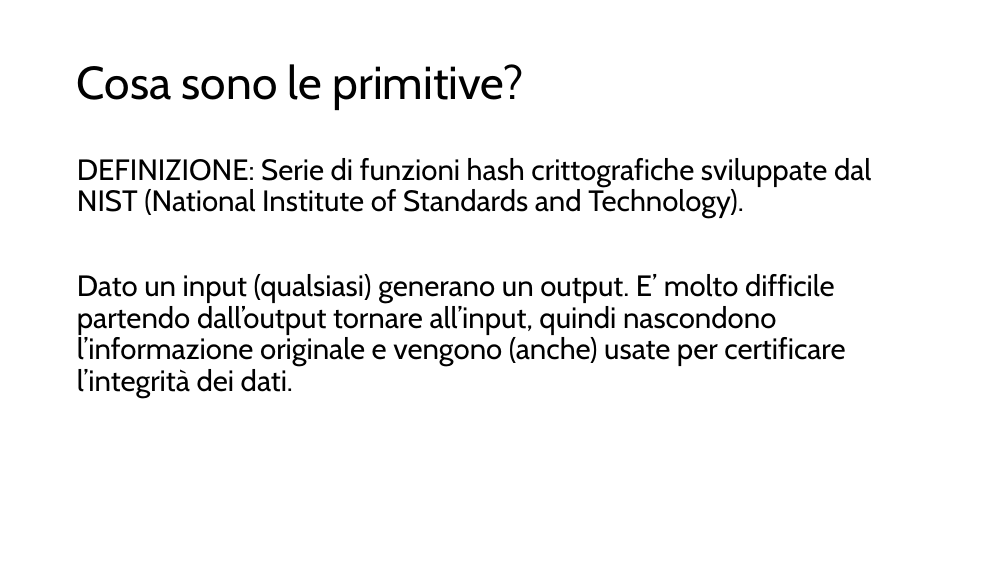
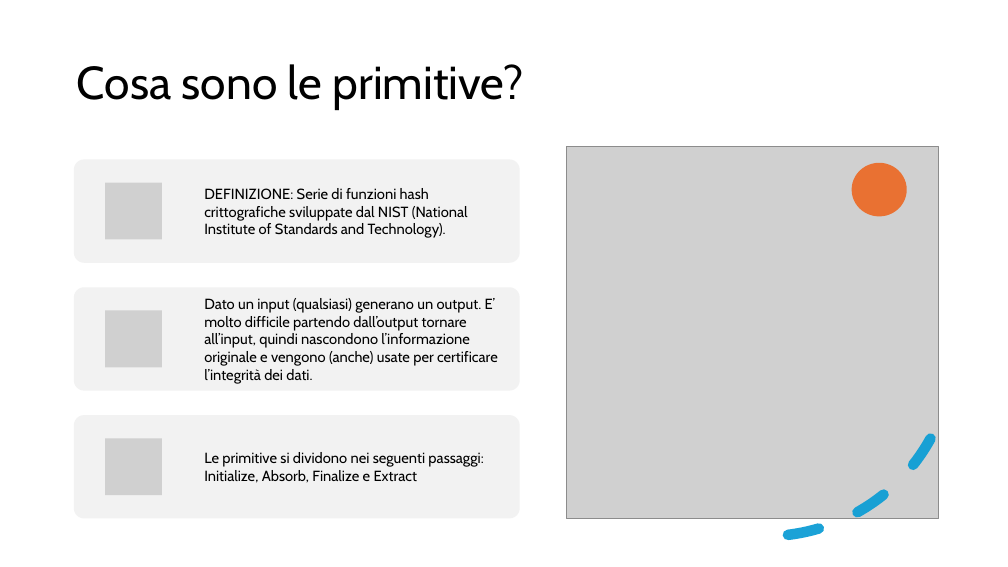
Before and after one commit to Ago19pc/keccak, a slide deck: slide 3 of PRESENTAZIONE.pptx. Drawn at 1008x567 pixels with LibreOffice and Linux fonts; fonts in the diff are those of the drawing; grey boxes stand for pictures. Boxes give left, top, right and bottom in pixels: in the first picture for what was removed or moved away, otherwise in the second. Text is boxed around its words. In the diff, an @@ line names an element or a change of style, - is before the commit and + after.

```diff
--- a/PRESENTAZIONE.pptx
+++ b/PRESENTAZIONE.pptx
@@ arc (boxed as its full ellipse) added at bbox=[556, 139, 975, 557], outline #0F9ED5 10 pt dashed @@
@@ picture added at bbox=[566, 147, 939, 520] @@
@@ text at bbox=[77, 158, 871, 219]: paragraph removed @@
-DEFINIZIONE: Serie di funzioni hash crittografiche sviluppate dal NIST (National Institute of Standards and Technology).
@@ ellipse added at bbox=[852, 163, 907, 216], fill #E97132 @@
@@ text "Dato un input (qualsiasi) generano ...": place and size @@
-text "Dato un input (qualsiasi) generano ..." at bbox=[77, 158, 871, 398]
+text "Dato un input (qualsiasi) generano ..." at bbox=[204, 298, 498, 384]
@@ text "Dato un input (qualsiasi) generano ..." at bbox=[204, 298, 498, 384]: size 28 to 14 pt; line spacing 0.9 to 1; less space between paragraphs; vertical alignment top to middle @@
@@ group added at bbox=[74, 160, 520, 519]: 3 rounded rectangles, 3 pictures, 2 texts @@
+DEFINIZIONE: Serie di funzioni hash crittografiche sviluppate dal NIST (National Institute of Standards and Technology).
+Le primitive si dividono nei seguenti passaggi: Initialize, Absorb, Finalize e Extract
```
Also in this commit, not shown: 2 other slides changed, 5 slides added, 4 slides removed, 1 other file.
